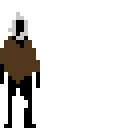
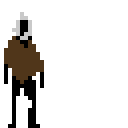
Before/after of a 128 x 128 layered artwork. What changed in the layer stack:
added layer "poncho" above "body" over [4, 36, 44, 84]
painted on "body" over [0, 12, 44, 128]
